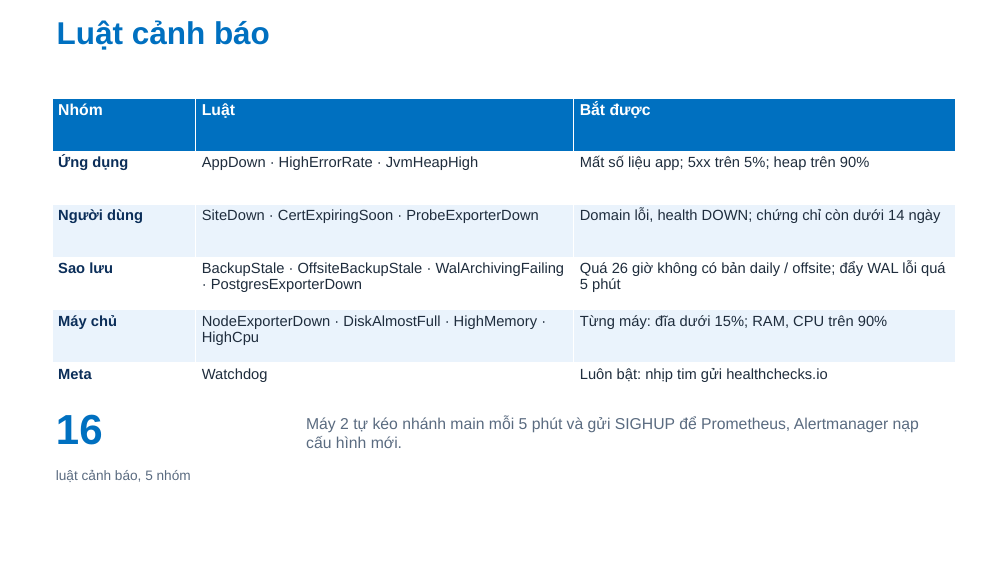
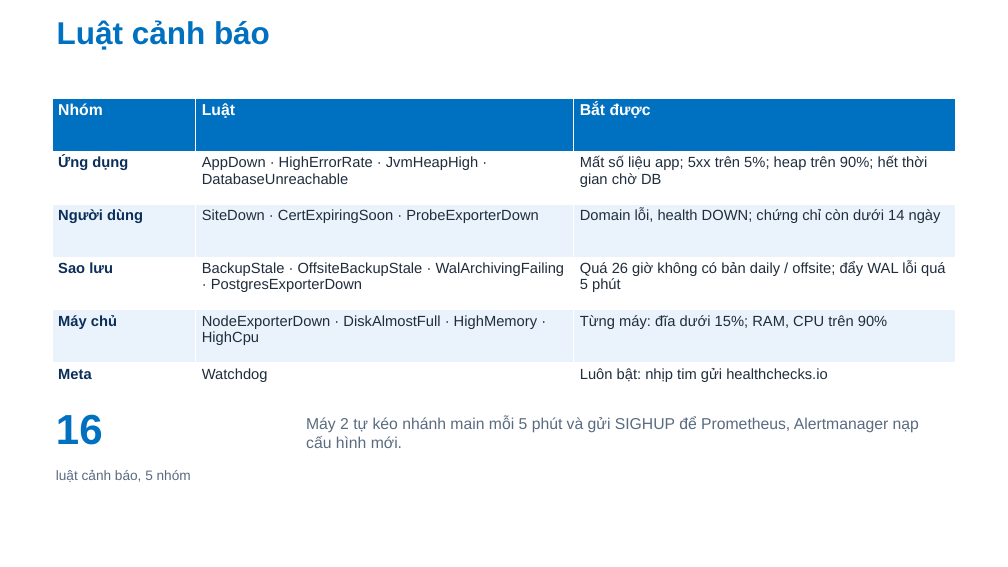
Before and after one commit to Anpham120/restaurant-management-system, a slide deck: slide 17 of docs/bao-cao/Slide_TrienKhaiPhanMem_AtlasRestaurant.pptx. Drawn at 1008x567 pixels with LibreOffice and Linux fonts; fonts in the diff are those of the drawing; background and template pictures are left out. Boxes give left, top, right and bottom in pixels: in the first picture for what was removed or moved away, otherwise in the second. Text is boxed around its words. In the diff, an @@ line names an element or a change of style, - is before the commit and + after.

```diff
--- a/docs/bao-cao/Slide_TrienKhaiPhanMem_AtlasRestaurant.pptx
+++ b/docs/bao-cao/Slide_TrienKhaiPhanMem_AtlasRestaurant.pptx
@@ table at [52,98,956,416] @@
-row 2, column 2: AppDown · HighErrorRate · JvmHeapHigh
+row 2, column 2: AppDown · HighErrorRate · JvmHeapHigh · DatabaseUnreachable
-row 2, column 3: Mất số liệu app; 5xx trên 5%; heap trên 90%
+row 2, column 3: Mất số liệu app; 5xx trên 5%; heap trên 90%; hết thời gian chờ DB
```
Also in this commit, not shown: 9 other slides changed, 1 other file.
